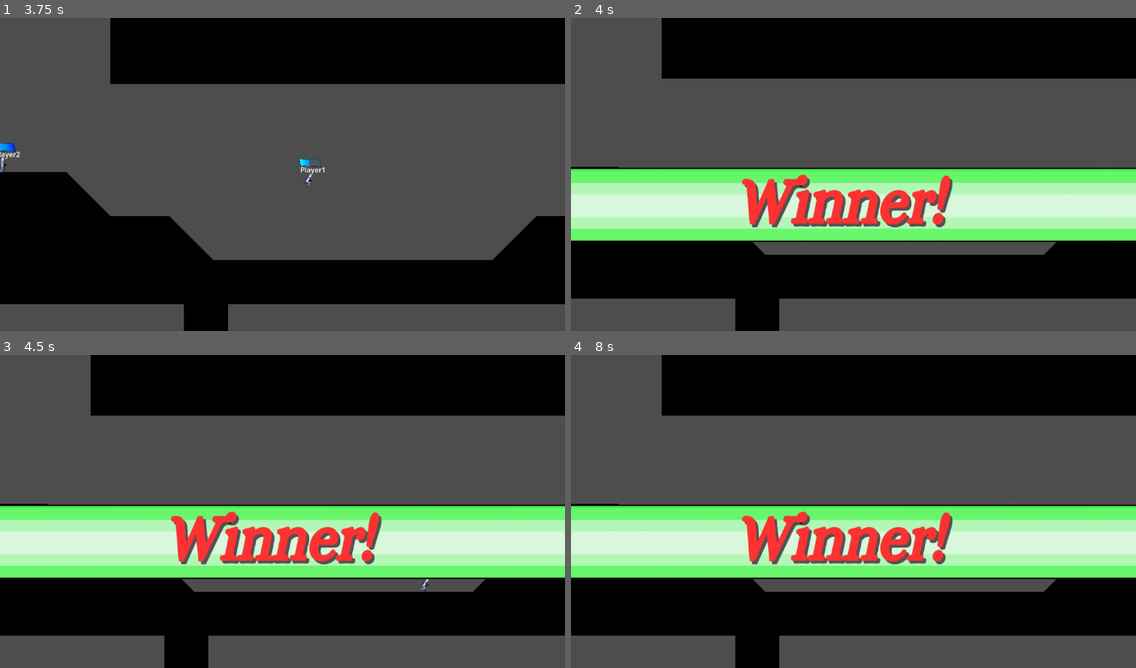
Above: before the commit, frames 1-4 (two rows, left to right).
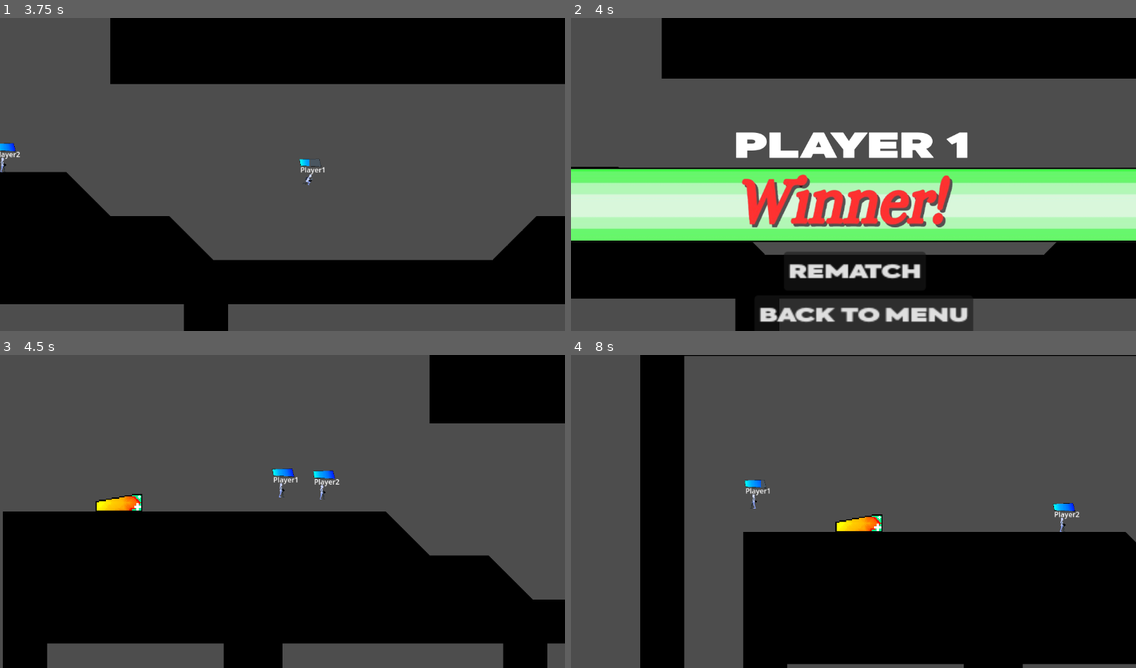
Above: after the commit, the same moments.

Repository: Puhalenthi/King-of-Speed
Game: Godot game, scene res://Scenes/jed_map.tscn
Two runs of this game, one before a commit and one after it. Both use one fixed random seed, a clock stepped at 60 frames per second and the inputs below. This scene is started directly instead of the project's main scene.
Inputs (mouse positions are in pixels of both pictures, inside the frame that each line leads up to):
- Up to frame 1 (3.75 s): tap Enter at 0.5 s; move the mouse to (406, 158) at 0.52 s; hold Space (boost) 0.53-1.28 s; hold Right (move_right) 0.53-2.03 s; tap Z (jump) at 0.77, 1.52, 3.02 s; move the mouse to (169, 190) at 1.27 s; tap Space (boost) at 1.35, 2.3, 3.05 s; move the mouse to (339, 105) at 2.02 s; hold Left (move_left) 2.03-2.78 s; hold X (grapple) 2.03-2.78 s; move the mouse to (254, 237) at 2.77 s; hold Right (move_right) from 2.78 s (still down); tap P at 2.85 s; move the mouse to (452, 221) at 3.52 s; hold Space (boost) from 3.53 s (still down)
- Up to frame 2 (4 s): keep holding Right (move_right); keep holding Space (boost); tap Z (jump) at 3.77 s
- Up to frame 3 (4.5 s): release Right (move_right) at 4.25 s; release Space (boost) at 4.25 s; click (282, 608) at 4.25 s, where only the run after the commit has a clickable "REMATCH"
- Up to frame 4 (8 s): tap Space (boost) at 5, 5.1, 6.05, 6.8 s; move the mouse to (684, 464) at 5.02 s; hold Left (move_left) 5.03-5.78 s; tap Z (jump) at 5.27, 6.77, 7.52 s; move the mouse to (881, 511) at 5.77 s; hold Right (move_right) 5.78-6.53 s; hold X (grapple) 5.78-6.53 s; move the mouse to (768, 433) at 6.52 s; hold Left (move_left) from 6.53 s (still down); tap P at 6.6 s; move the mouse to (977, 495) at 7.27 s; hold Space (boost) from 7.28 s (still down)

Frame 1 is identical in both runs. In frame 2, 6.8% of the frame differs, in the area x 29-72%, y 36-100%; in frame 3, 44%; in frame 4, 55%, in the area x 0-100%, y 0-100%.

Commit message:
add music

Diff:
--- a/kingofspeed/Scenes/MainMenu.tscn
+++ b/kingofspeed/Scenes/MainMenu.tscn
@@ -11,6 +11,7 @@
 [ext_resource type="Script" uid="uid://idvcdmwddch6" path="res://Scripts/color_rect_2.gd" id="8_if7li"]
 [ext_resource type="Script" uid="uid://dggnedpkk6o84" path="res://Scripts/color_rect_4.gd" id="10_fh7cp"]
 [ext_resource type="Texture2D" uid="uid://diyapuwqms3hx" path="res://Images/poop.png" id="10_loo7a"]
+[ext_resource type="AudioStream" uid="uid://c6xurx6yr4spa" path="res://Scenes/dusters.mp3" id="12_rrcx7"]
 
 [sub_resource type="StyleBoxFlat" id="StyleBoxFlat_cayip"]
 bg_color = Color(0.337255, 0.67451, 1, 0)
@@ -437,6 +438,10 @@
 
 [node name="localtimer" type="Timer" parent="localfade"]
 
+[node name="AudioStreamPlayer" type="AudioStreamPlayer" parent="."]
+stream = ExtResource("12_rrcx7")
+autoplay = true
+
 [connection signal="mouse_entered" from="PlayOnline" to="ColorRect" method="_on_play_online_mouse_entered"]
 [connection signal="mouse_exited" from="PlayOnline" to="ColorRect" method="_on_play_online_mouse_exited"]
 [connection signal="pressed" from="PlayOnline" to="." method="_on_play_online_pressed"]
--- a/kingofspeed/Scenes/jed_map.tscn
+++ b/kingofspeed/Scenes/jed_map.tscn
@@ -1,15 +1,16 @@
-[gd_scene load_steps=12 format=3 uid="uid://bbriny3jv2jqf"]
+[gd_scene load_steps=13 format=3 uid="uid://bbriny3jv2jqf"]
 
 [ext_resource type="TileSet" uid="uid://dt01ujqbvfm8d" path="res://Sprites/Map/groundtiles.tres" id="1_egtcu"]
 [ext_resource type="Script" uid="uid://bu56a3bk5kdhk" path="res://Scripts/levelCamera.gd" id="1_w2pkx"]
 [ext_resource type="PackedScene" uid="uid://b84xvofva7ep7" path="res://Scenes/player.tscn" id="2_8njdb"]
-[ext_resource type="PackedScene" path="res://Scenes/LeftSlope.tscn" id="3_t5hq7"]
+[ext_resource type="PackedScene" uid="uid://bp2c1440kuuft" path="res://Scenes/LeftSlope.tscn" id="3_t5hq7"]
 [ext_resource type="Script" uid="uid://v31tg0ojl1pw" path="res://Scripts/Player2.gd" id="4_jy8rq"]
-[ext_resource type="PackedScene" path="res://Scenes/RightSlope.tscn" id="4_q53se"]
+[ext_resource type="PackedScene" uid="uid://2sav6y5ymn54" path="res://Scenes/RightSlope.tscn" id="4_q53se"]
 [ext_resource type="PackedScene" uid="uid://dfn0rokc11ar5" path="res://Scenes/boostway.tscn" id="5_q53se"]
-[ext_resource type="PackedScene" path="res://Scenes/checkpoint.tscn" id="7_jy8rq"]
-[ext_resource type="PackedScene" path="res://Scenes/win_screen.tscn" id="9_1li2s"]
+[ext_resource type="PackedScene" uid="uid://bxeygcgan3ecm" path="res://Scenes/checkpoint.tscn" id="7_jy8rq"]
+[ext_resource type="PackedScene" uid="uid://dfbt8id0lex30" path="res://Scenes/win_screen.tscn" id="9_1li2s"]
 [ext_resource type="Texture2D" uid="uid://bonef60qsbndy" path="res://Sprites/Map/speedboost.png" id="10_vqkbv"]
+[ext_resource type="AudioStream" uid="uid://mpo7nxo6dt1s" path="res://Images/king of speed.mp3" id="11_j2k0l"]
 
 [sub_resource type="RectangleShape2D" id="RectangleShape2D_j2k0l"]
 size = Vector2(228, 82)
@@ -149,6 +150,10 @@
 position = Vector2(3, -23)
 shape = SubResource("RectangleShape2D_j2k0l")
 
+[node name="AudioStreamPlayer" type="AudioStreamPlayer" parent="."]
+stream = ExtResource("11_j2k0l")
+autoplay = true
+
 [connection signal="area_entered" from="boost" to="Player/CharacterBody2D" method="_on_boost_area_entered"]
 [connection signal="area_entered" from="boost" to="Player2/CharacterBody2D" method="_on_boost_area_entered"]
 [connection signal="area_exited" from="boost" to="Player/CharacterBody2D" method="_on_boost_area_exited"]
--- a/kingofspeed/Scenes/waiting_area.tscn
+++ b/kingofspeed/Scenes/waiting_area.tscn
@@ -21,6 +21,7 @@
 
 [node name="CharacterBody2D" parent="Player2" index="0"]
 script = ExtResource("3_ar1ab")
+boost_speed_multiplier = 1.5
 
 [node name="Camera2D" parent="Player2/CharacterBody2D" index="2"]
 enabled = false
--- a/kingofspeed/Scenes/win_screen.gd
+++ b/kingofspeed/Scenes/win_screen.gd
@@ -1 +1,9 @@
 extends CanvasLayer
+
+
+func _on_rematch_pressed() -> void:
+	get_tree().reload_current_scene()
+
+
+func _on_back_to_menu_pressed() -> void:
+	get_tree().change_scene_to_file("res://Scenes/MainMenu.tscn")
--- a/kingofspeed/Scenes/win_screen.tscn
+++ b/kingofspeed/Scenes/win_screen.tscn
@@ -1,8 +1,9 @@
-[gd_scene load_steps=4 format=3 uid="uid://dfbt8id0lex30"]
+[gd_scene load_steps=5 format=3 uid="uid://dfbt8id0lex30"]
 
 [ext_resource type="Texture2D" uid="uid://bw4ic6s2mu2bn" path="res://bgg-removebg-preview.png" id="1_a00f1"]
 [ext_resource type="Script" uid="uid://dlnqs10f2orlj" path="res://Scenes/win_screen.gd" id="1_awi1s"]
 [ext_resource type="Texture2D" uid="uid://dl5n7uvfspdpx" path="res://winner-removebg-preview (1).png" id="2_awi1s"]
+[ext_resource type="FontFile" uid="uid://drudngol87yc" path="res://NCLNeovibes-Demo.otf" id="4_bwc64"]
 
 [node name="win screen" type="CanvasLayer"]
 script = ExtResource("1_awi1s")
@@ -16,3 +17,33 @@
 position = Vector2(557, 373)
 scale = Vector2(0.89039, 1)
 texture = ExtResource("2_awi1s")
+
+[node name="Label" type="Label" parent="."]
+offset_left = 333.0
+offset_top = 208.0
+offset_right = 812.0
+offset_bottom = 309.0
+theme_override_fonts/font = ExtResource("4_bwc64")
+theme_override_font_sizes/font_size = 76
+text = "PLAYER 1"
+
+[node name="Rematch" type="Button" parent="."]
+offset_left = 434.0
+offset_top = 478.0
+offset_right = 549.0
+offset_bottom = 509.0
+scale = Vector2(2.52, 2.56)
+theme_override_fonts/font = ExtResource("4_bwc64")
+text = "REMATCH"
+
+[node name="BackToMenu" type="Button" parent="."]
+offset_left = 374.0
+offset_top = 567.0
+offset_right = 551.0
+offset_bottom = 598.0
+scale = Vector2(2.52, 2.56)
+theme_override_fonts/font = ExtResource("4_bwc64")
+text = "BACK TO MENU"
+
+[connection signal="pressed" from="Rematch" to="." method="_on_rematch_pressed"]
+[connection signal="pressed" from="BackToMenu" to="." method="_on_back_to_menu_pressed"]
Not shown, added: kingofspeed/Images/king of speed.mp3.import
Not shown: 1 places in kingofspeed/Scenes/MainMenu.tscn that only renumber resources
Not shown: 1 places in kingofspeed/Scenes/boostway.tscn that only renumber resources
Not shown, added: kingofspeed/Scenes/dusters.mp3.import
Not shown, added: kingofspeed/Images/king of speed.mp3
Not shown, added: kingofspeed/Scenes/dusters.mp3
